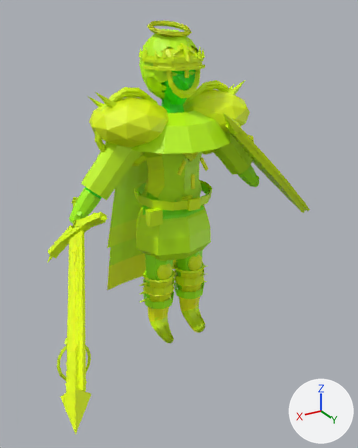
One commit to the glTF model assets/models/warden.glb: the scene before it, then after it.
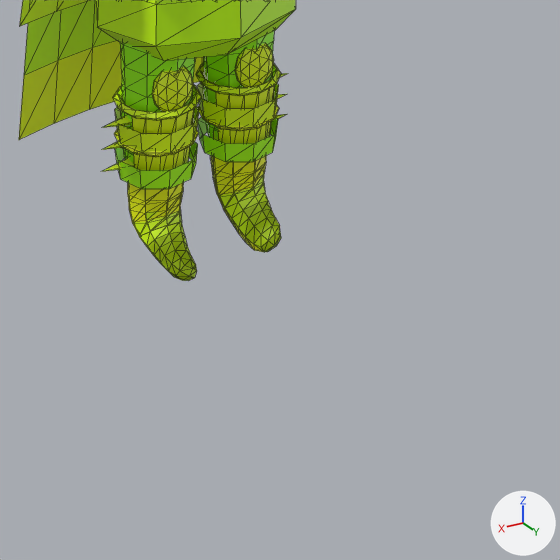
Each version appears first whole from a camera (50 mm lens) standing at (1.572, 2.695, 2.176) and looking at (0.101, 0.243, 0.95), and next in a close-up on the part from 28% to 86% of the width and 53% to 100% of the height. The axes (+X, +Y, +Z) are drawn at lower right. The lights are the same throughout. The first two pictures are the older version. The close-ups show mesh edges as thin lines. Vertices at exactly the same position are counted once.

The older version as bpy lines, for what is in view:
```python
me_wd_boots = bpy.data.meshes.new('wd_boots')
me_wd_boots.from_pydata(...)  # 216 vertices, 388 faces; spans x -0.232..0.239, y -0.103..0.186, z -0.002..0.439
me_wd_boots.materials.append(mat_defaultmaterial_002)
me_wd_cape_long = bpy.data.meshes.new('wd_cape_long')
me_wd_cape_long.from_pydata(...)  # 56 vertices, 84 faces; spans x -0.353..0.353, y -0.395..-0.19, z 0.454..1.556
me_wd_cape_long.materials.append(mat_defaultmaterial_005)
me_wd_wraps = bpy.data.meshes.new('wd_wraps')
me_wd_wraps.from_pydata(...)  # 216 vertices, 380 faces; spans x -0.235..0.242, y -0.105..0.186, z -0.002..0.33
me_wd_wraps.materials.append(mat_defaultmaterial_049)
ob_wd_boots = bpy.data.objects.new('wd_boots', me_wd_boots)
ob_wd_boots.location = (0.0, 0.0, 0.0)
ob_wd_cape_long = bpy.data.objects.new('wd_cape_long', me_wd_cape_long)
ob_wd_cape_long.location = (0.0, 0.0, 0.0)
ob_wd_wraps = bpy.data.objects.new('wd_wraps', me_wd_wraps)
ob_wd_wraps.location = (0.0, 0.0, 0.0)
# also in view: 'wd_coat' at (0.0, 0.003, 1.116); 'wd_trousers' at (0.0, 0.0, 0.693); 'wd_cape_hem' at (0.0, -0.377, 0.348); 'wd_cape' at (0.0, -0.275, 1.089); 'wd_greave_rings' at (0.0, 0.008, 0.377)
```
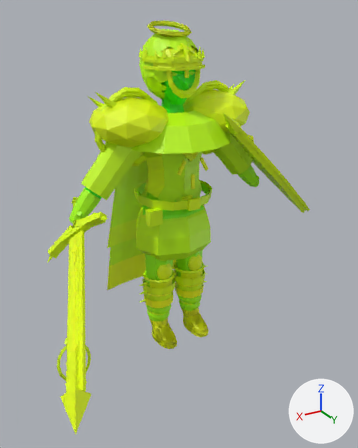
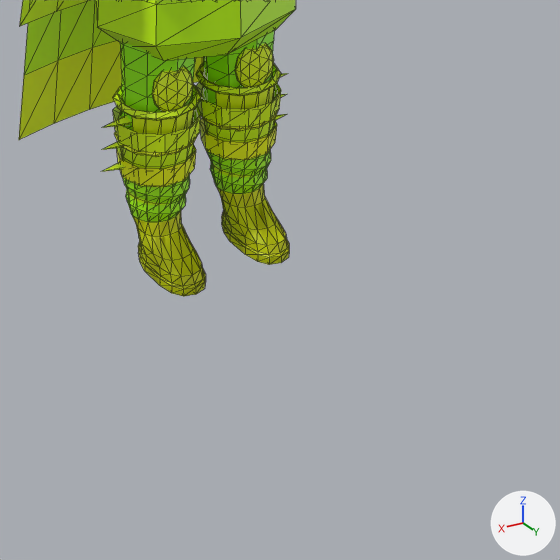
Patch to the scene script:
```diff
--- a/assets/models/warden.glb.py
+++ b/assets/models/warden.glb.py
@@ me_wd_boots @@
 # used by ob_wd_boots; location = (0.0, 0.0, 0.0)
-me_wd_boots.from_pydata(...)  # 216 vertices, 388 faces; spans x -0.232..0.239, y -0.103..0.186, z -0.002..0.439
+me_wd_boots.from_pydata(...)  # 362 vertices, 648 faces; spans x -0.243..0.243, y -0.102..0.221, z 0.0..0.441
+# me_wd_boots part 1: the loose piece of 90 vertices spanning x -0.212..-0.046, y -0.076..0.186, z -0.002..0.416 is rebuilt with 161 vertices and now spans x -0.233..-0.019, y -0.095..0.221, z 0.0..0.429
+# me_wd_boots part 2: the loose piece of 90 vertices spanning x 0.046..0.212, y -0.076..0.186, z -0.002..0.416 is rebuilt with 161 vertices and now spans x 0.019..0.233, y -0.095..0.221, z 0.0..0.429
+# me_wd_boots part 3: the loose piece of 18 vertices spanning x -0.232..-0.013, y -0.103..0.12, z 0.379..0.439 is rebuilt with 20 vertices and now spans x -0.243..-0.01, y -0.102..0.12, z 0.385..0.441
+# me_wd_boots part 4: the loose piece of 18 vertices spanning x 0.02..0.239, y -0.103..0.12, z 0.379..0.439 is rebuilt with 20 vertices and now spans x 0.01..0.243, y -0.102..0.12, z 0.385..0.441
 me_wd_boots.materials.append(mat_defaultmaterial_002)
@@ me_wd_wraps @@
 # used by ob_wd_wraps; location = (0.0, 0.0, 0.0)
-me_wd_wraps.from_pydata(...)  # 216 vertices, 380 faces; spans x -0.235..0.242, y -0.105..0.186, z -0.002..0.33
+me_wd_wraps.from_pydata(...)  # 458 vertices, 840 faces; spans x -0.235..0.235, y -0.095..0.221, z 0.0..0.332
+# me_wd_wraps part 5: the loose piece of 90 vertices spanning x -0.213..-0.048, y -0.077..0.186, z -0.002..0.311 is rebuilt with 209 vertices and now spans x -0.225..-0.032, y -0.089..0.221, z 0.0..0.32
+# me_wd_wraps part 6: the loose piece of 90 vertices spanning x 0.048..0.213, y -0.077..0.186, z -0.002..0.311 is rebuilt with 209 vertices and now spans x 0.032..0.225, y -0.089..0.221, z 0.0..0.32
+# me_wd_wraps part 7: the loose piece of 18 vertices spanning x -0.235..-0.016, y -0.105..0.117, z 0.27..0.33 is rebuilt with 20 vertices and now spans x -0.235..-0.022, y -0.095..0.108, z 0.275..0.332
+# me_wd_wraps part 8: the loose piece of 18 vertices spanning x 0.022..0.242, y -0.105..0.117, z 0.27..0.33 is rebuilt with 20 vertices and now spans x 0.022..0.235, y -0.095..0.108, z 0.275..0.332
 me_wd_wraps.materials.append(mat_defaultmaterial_049)
```

Location of each change, (x1, y1, x2, y2) in pixels of the close-ups (560 x 560 px):
'wd_wraps', reshaped
    before: (115, 117, 278, 252)
    after: (116, 118, 289, 296)
'wd_boots', reshaped
    before: (115, 83, 281, 281)
    after: (113, 82, 281, 205)
part 1 of me_wd_boots, rebuilt
    before: (213, 132, 281, 252)
    after: (201, 86, 277, 178)
part 2 of me_wd_boots, rebuilt
    before: (133, 210, 197, 281)
    after: (118, 109, 197, 205)
part 3 of me_wd_boots, rebuilt
    before: (197, 83, 279, 127)
    after: (196, 82, 281, 127)
part 4 of me_wd_boots, rebuilt
    before: (115, 106, 199, 153)
    after: (113, 106, 201, 153)
part 5 of me_wd_wraps, rebuilt
    before: (210, 155, 266, 252)
    after: (205, 130, 289, 265)
part 6 of me_wd_wraps, rebuilt
    before: (128, 182, 184, 240)
    after: (122, 158, 206, 296)
part 7 of me_wd_wraps, rebuilt (7% shorter)
    before: (198, 117, 278, 162)
    after: (200, 118, 277, 160)
part 8 of me_wd_wraps, rebuilt (10% shorter)
    before: (115, 141, 198, 189)
    after: (116, 144, 196, 187)
